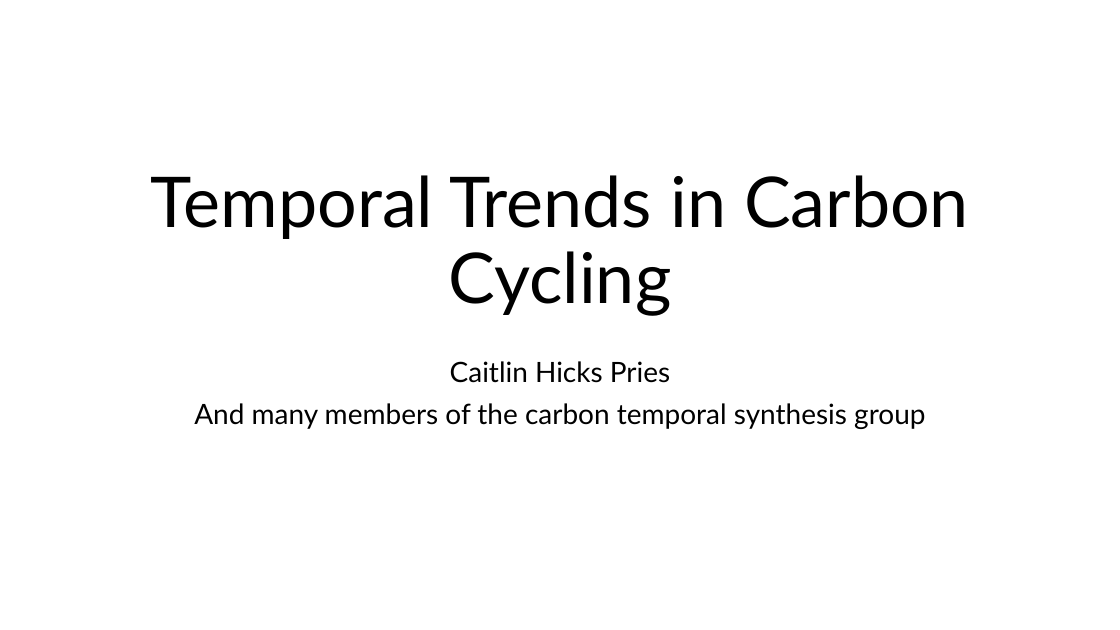
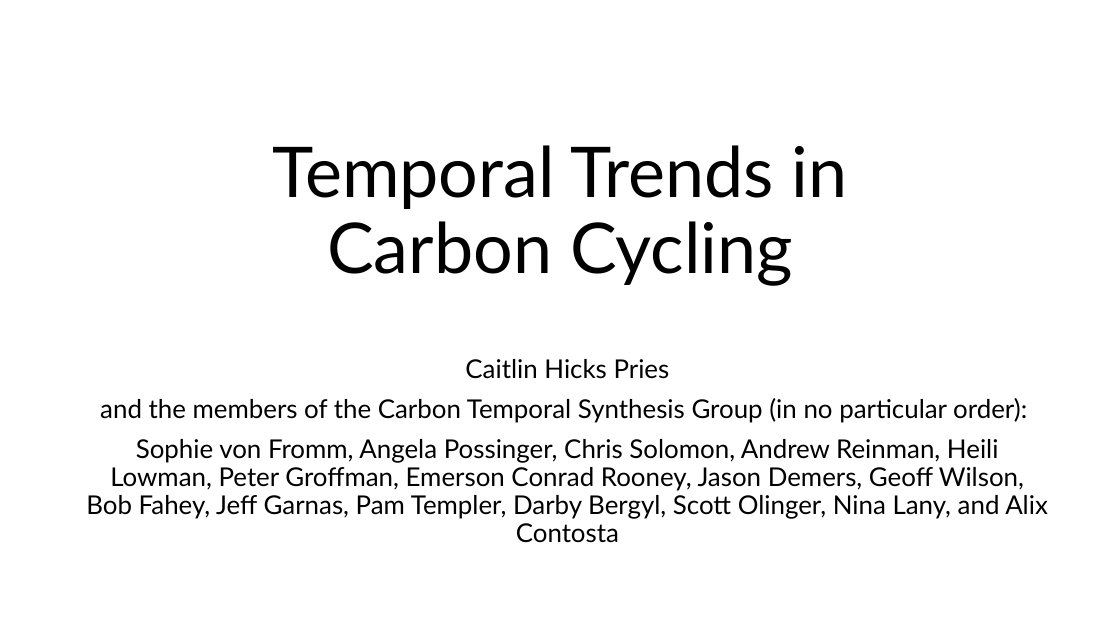
Before and after one commit to CaitlinPries/HB-Temporal-Carbon, a slide deck: slide 1 of Temporal C HB Meeting.pptx. Drawn at 1120x630 pixels with LibreOffice and Linux fonts; fonts in the diff are those of the drawing. Boxes give left, top, right and bottom in pixels: in the first picture for what was removed or moved away, otherwise in the second. Text is boxed around its words. In the diff, an @@ line names an element or a change of style, - is before the commit and + after.

```diff
--- a/Temporal C HB Meeting.pptx
+++ b/Temporal C HB Meeting.pptx
@@ title "Temporal Trends in Carbon Cycling" rewrapped from [151, 175, 969, 316] to [272, 145, 848, 286] @@
@@ subtitle "Caitlin Hicks Pries": place and size @@
-subtitle "Caitlin Hicks Pries" at [194, 361, 925, 429]
+subtitle "Caitlin Hicks Pries" at [86, 359, 1048, 543]
@@ subtitle at [465, 359, 670, 379]: size 24 to 22.2 pt in "Caitlin Hicks Pries" @@
@@ subtitle at [86, 398, 1048, 543]: text changed; size 24 to 22.2 pt @@
-And many members of the carbon temporal synthesis group
+and the members of the Carbon Temporal Synthesis Group (in no particular order):
+Sophie von Fromm, Angela Possinger, Chris Solomon, Andrew Reinman, Heili Lowman, Peter Groffman, Emerson Conrad Rooney, Jason Demers, Geoff Wilson, Bob Fahey, Jeff Garnas, Pam Templer, Darby Bergyl, Scott Olinger, Nina Lany, and Alix Contosta
```
Also in this commit, not shown: 5 other slides changed, 7 slides added, 6 slides removed, 14 other files.
